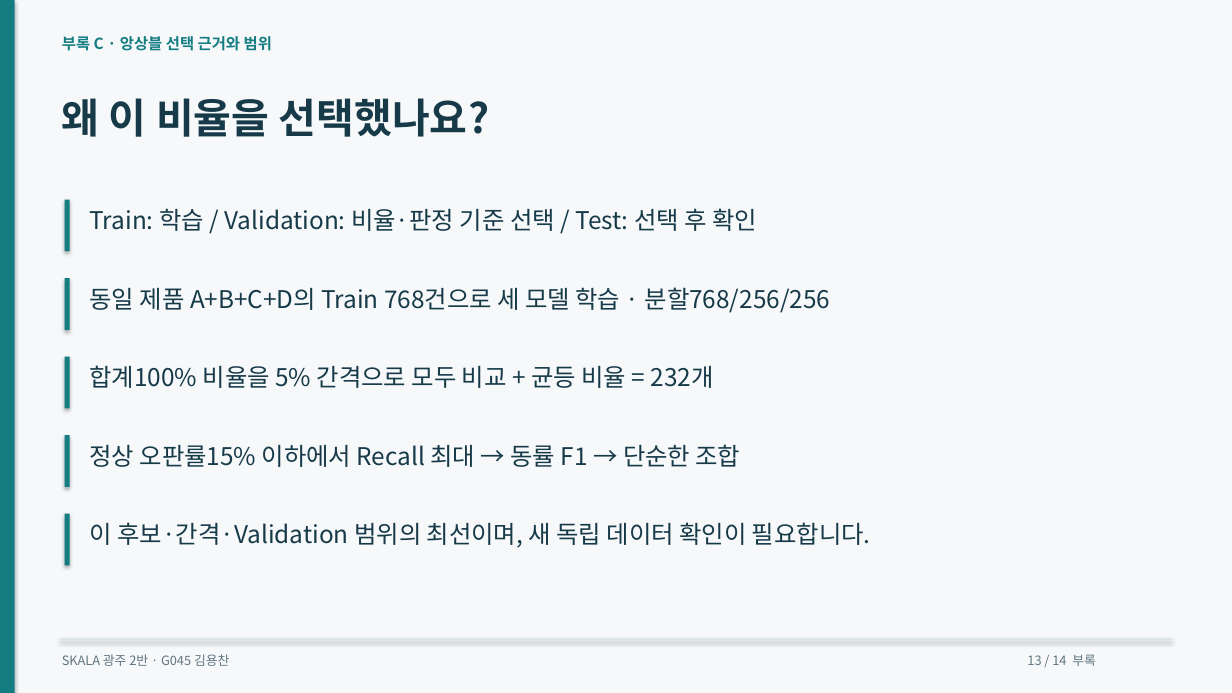
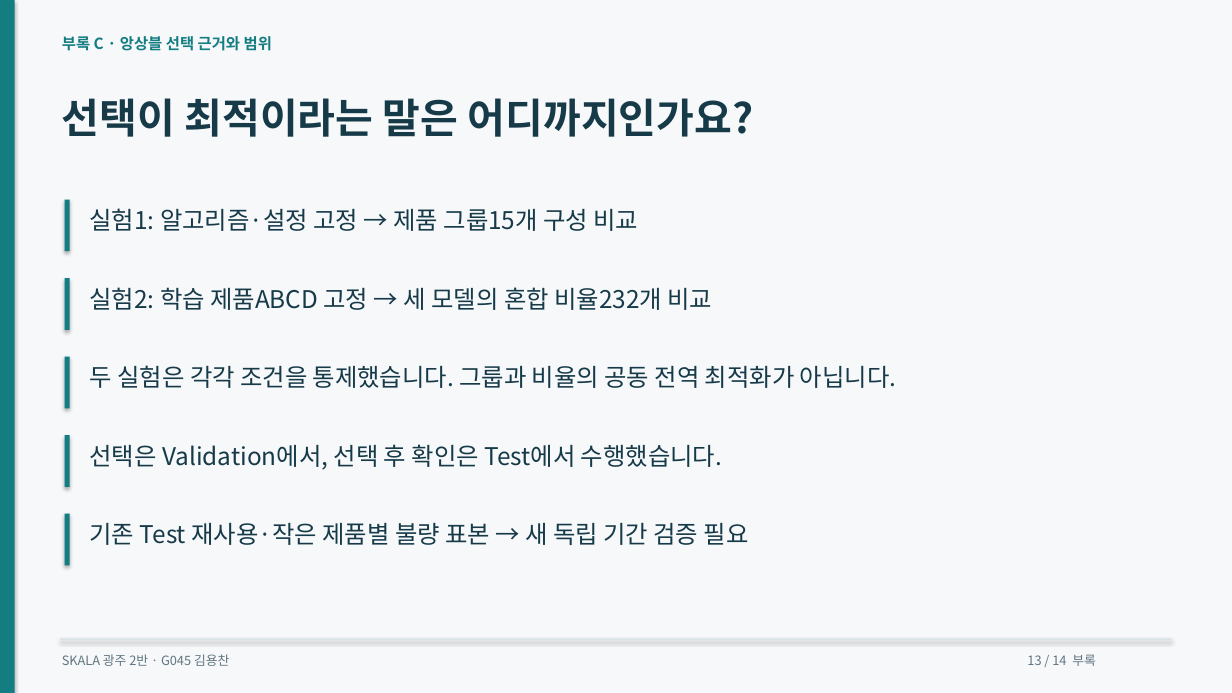
Before and after one commit to dragonchan95/Semiconductor-AI-Agent, a slide deck: slide 13 of docs/G045_Semiconductor_Agent.pptx. Drawn at 1232x693 pixels with LibreOffice and Linux fonts; fonts in the diff are those of the drawing. Boxes give left, top, right and bottom in pixels: in the first picture for what was removed or moved away, otherwise in the second. Text is boxed around its words. In the diff, an @@ line names an element or a change of style, - is before the commit and + after.

```diff
--- a/docs/G045_Semiconductor_Agent.pptx
+++ b/docs/G045_Semiconductor_Agent.pptx
@@ text at bbox=[62, 98, 754, 137]: text changed @@
-왜 이 비율을 선택했나요?
+선택이 최적이라는 말은 어디까지인가요?
@@ text at bbox=[90, 208, 639, 231]: text changed @@
-Train: 학습 / Validation: 비율·판정 기준 선택 / Test: 선택 후 확인
+실험1: 알고리즘·설정 고정 → 제품 그룹15개 구성 비교
@@ text at bbox=[90, 287, 712, 310]: text changed @@
-동일 제품 A+B+C+D의 Train 768건으로 세 모델 학습 · 분할768/256/256
+실험2: 학습 제품ABCD 고정 → 세 모델의 혼합 비율232개 비교
@@ text at bbox=[90, 365, 896, 388]: text changed @@
-합계100% 비율을 5% 간격으로 모두 비교 + 균등 비율 = 232개
+두 실험은 각각 조건을 통제했습니다. 그룹과 비율의 공동 전역 최적화가 아닙니다.
@@ text at bbox=[90, 444, 722, 470]: text changed @@
-정상 오판률15% 이하에서 Recall 최대 → 동률 F1 → 단순한 조합
+선택은 Validation에서, 선택 후 확인은 Test에서 수행했습니다.
@@ text at bbox=[90, 523, 749, 545]: text changed @@
-이 후보·간격·Validation 범위의 최선이며, 새 독립 데이터 확인이 필요합니다.
+기존 Test 재사용·작은 제품별 불량 표본 → 새 독립 기간 검증 필요
```
Also in this commit, not shown: 8 other slides changed, 1 slide added, 1 slide removed, 53 other files.
